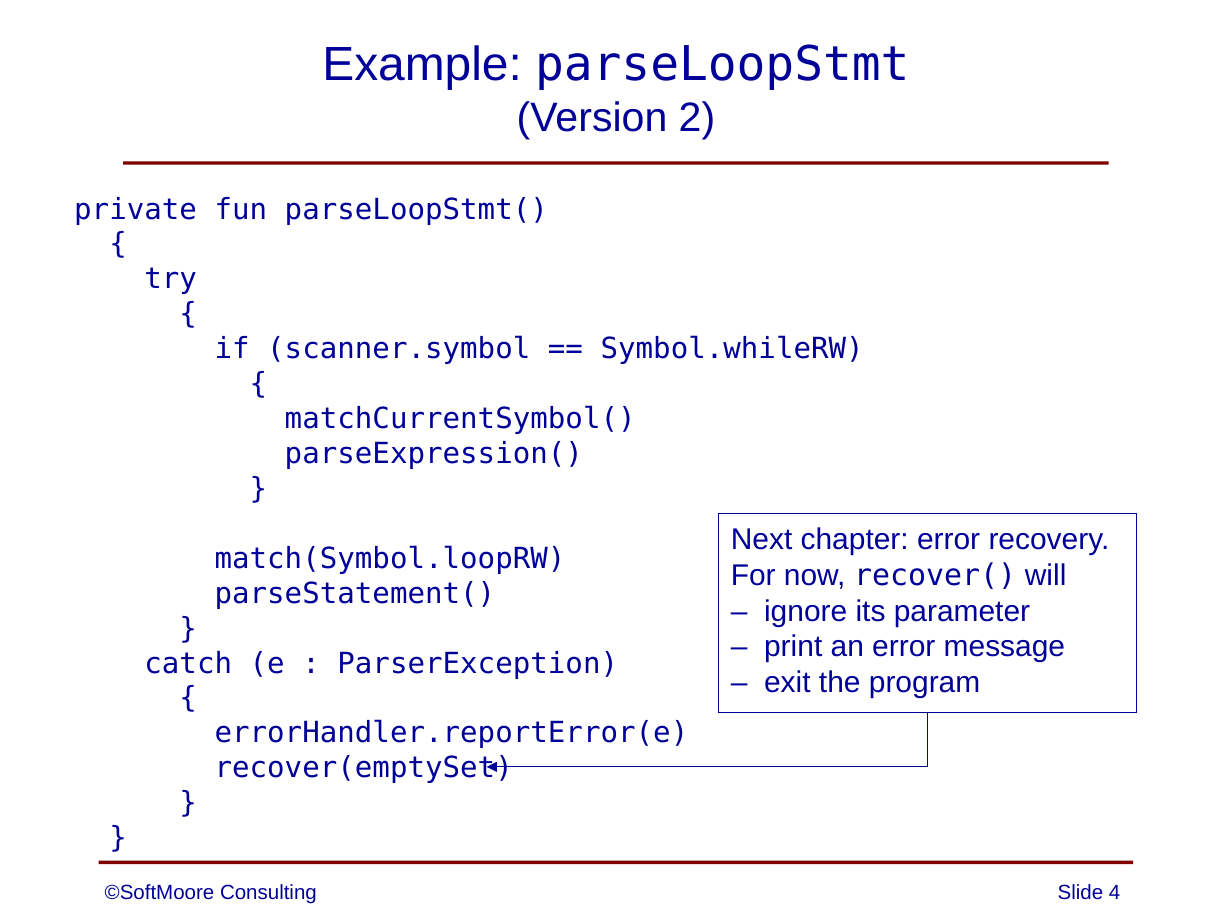
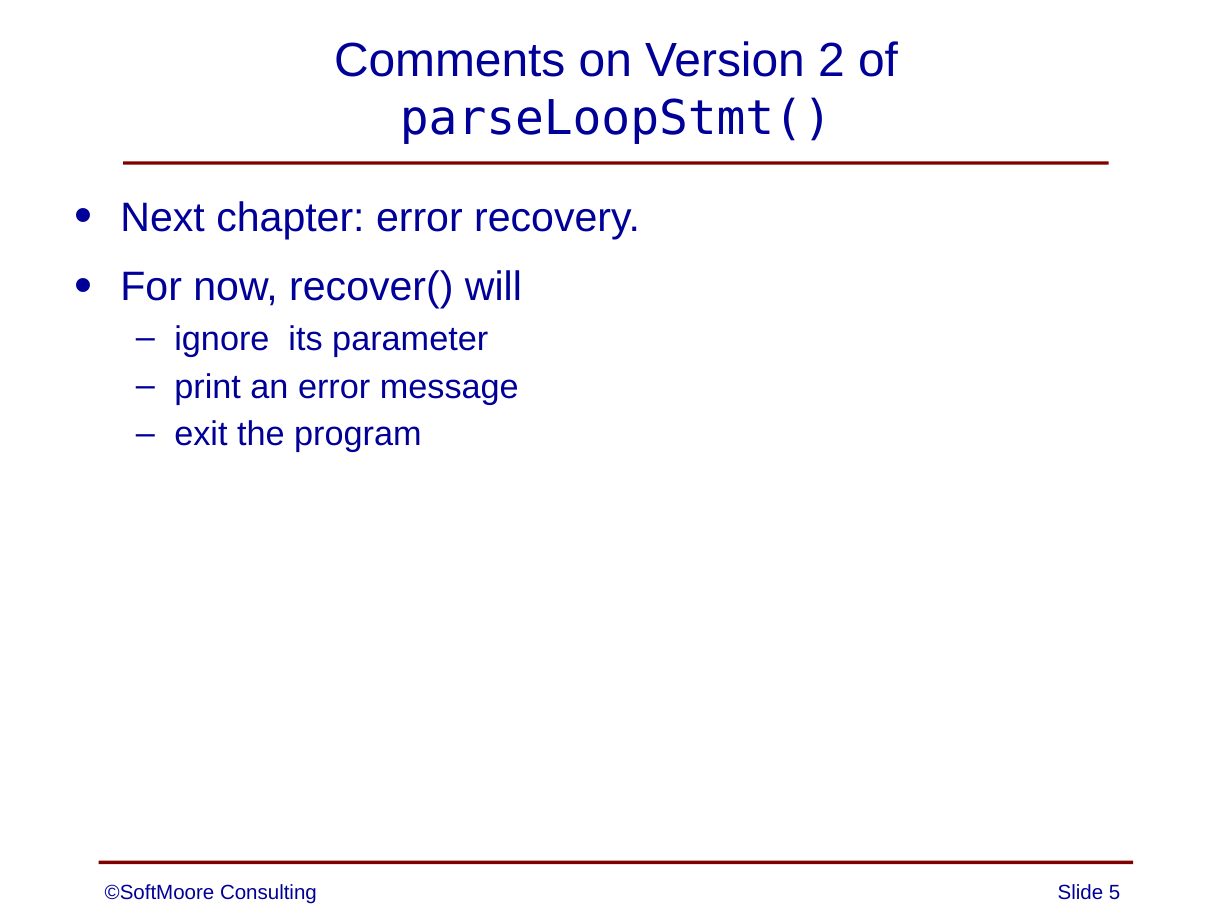
Before and after one commit to SoftMoore/CPRL-Kt-2nd, a slide deck: slide 5 of PowerPoints/06 - Syntax Analysis.pptx (slide 4 before the commit). Drawn at 1232x924 pixels with LibreOffice and Linux fonts; fonts in the diff are those of the drawing. Boxes give left, top, right and bottom in pixels: in the first picture for what was removed or moved away, otherwise in the second. Text is boxed around its words. In the diff, an @@ line names an element or a change of style, - is before the commit and + after.

```diff
--- a/PowerPoints/06 - Syntax Analysis.pptx
+++ b/PowerPoints/06 - Syntax Analysis.pptx
@@ title at (334,41,898,144): text changed @@
-Example: parseLoopStmt
-(Version 2)
+Comments on Version 2 of
+parseLoopStmt()
@@ text at (120,201,640,452): text changed; size 17 to 20 pt; font DejaVu Sans Mono to Arial @@
-private fun parseLoopStmt()
-{
-try
-{
-if (scanner.symbol == Symbol.whileRW)
-{
-matchCurrentSymbol()
-parseExpression()
-}
-match(Symbol.loopRW)
-parseStatement()
-}
-catch (e : ParserException)
-{
-errorHandler.reportError(e)
-recover(emptySet)
-}
-}
+• Next chapter: error recovery.
+• For now, recover() will
+  – ignore its parameter
+  – print an error message
+  – exit the program
@@ rectangle removed at (718,514,1136,713) @@
-Next chapter: error recovery.
-For now, recover() will
-– ignore its parameter
-– print an error message
-– exit the program
@@ elbow arrow removed from (928, 712) to (487, 766) @@
@@ page number at (1058,884,1120,900): text changed @@
-Slide 4
+Slide 5
```
Also in this commit, not shown: 3 other slides changed, 1 slide added.
